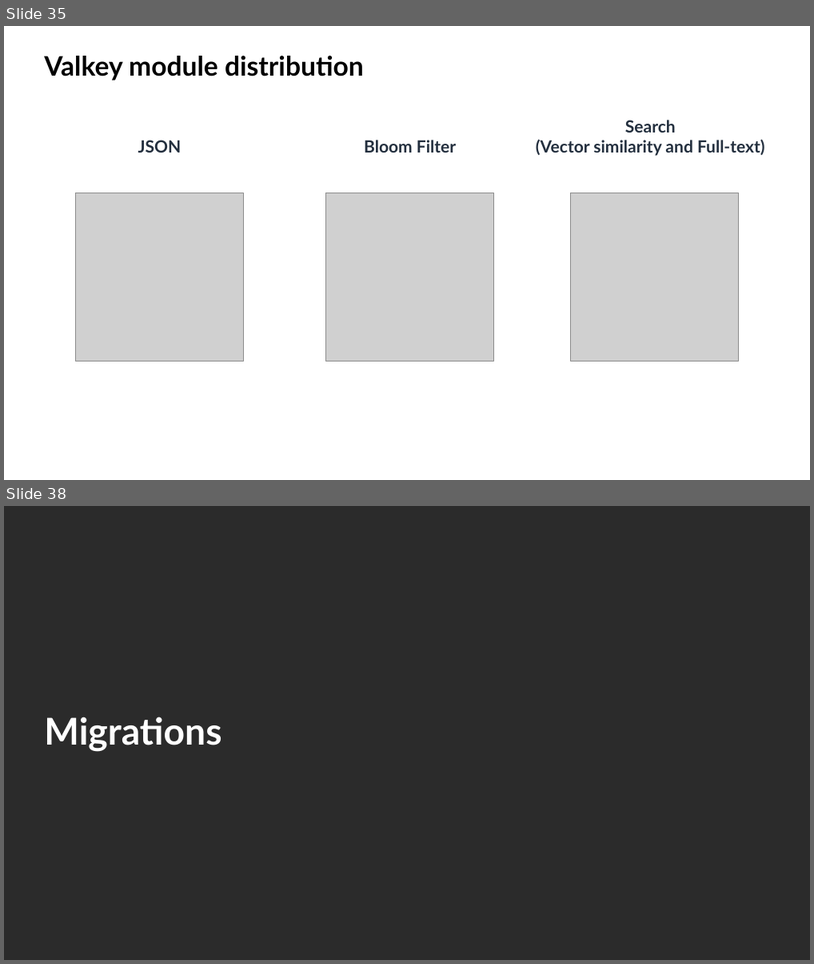
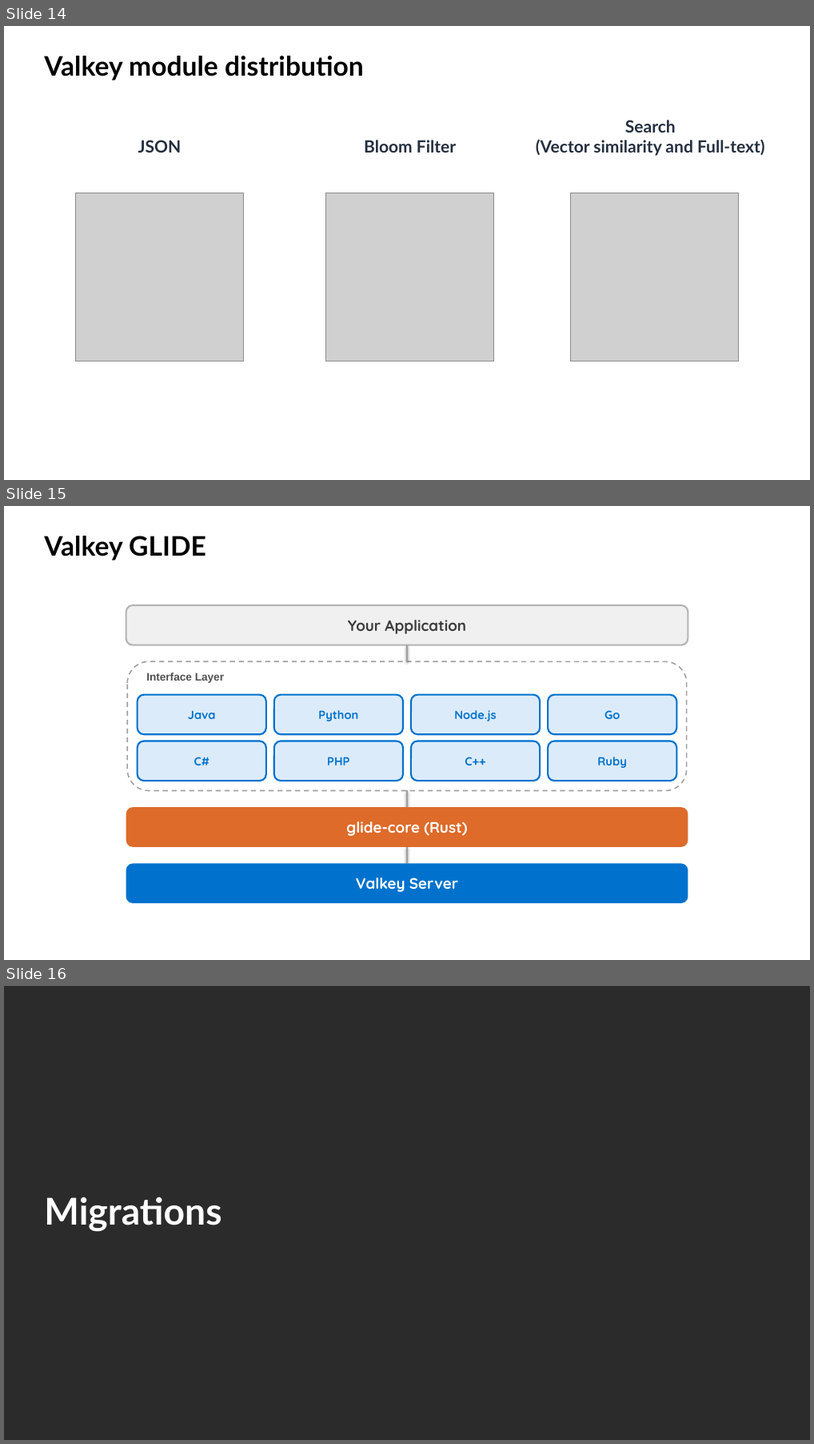
Before and after one commit to valkey-io/assets, a slide deck: slides/Valkey community deck.pptx. Shown one above the other, each under a label of ours: slides 35 and 38 before the commit, slides 14, 15 and 16 after it; the slides between them are not shown. The pictures are 814x964 and 814x1444 pixels, drawn with LibreOffice and Linux fonts; fonts in the diff are those of the drawing; grey boxes stand for pictures; background and template pictures are left out; a plain dark background stands for a picture behind light text. Boxes give left, top, right and bottom in pixels: in the first picture for what was removed or moved away, otherwise in the second. Text is boxed around its words. In the diff, an @@ line names an element or a change of style, - is before the commit and + after.

Commit message:
Update slides skill and community deck
- Add Valkey Admin slide (layout 9 with screenshot)
- Add Valkey GLIDE slide with native shape architecture diagram
- Add example custom slides (3-card, 2-col comparison, tall comparison)
- Remove Valkey Glide placeholder slide
- Update slides-skill.md with full learnings:
  - Custom card patterns with standard coordinates
  - Theme color table
  - SVG insertion workaround for python-pptx
  - Shape rules (no rounded corners, theme colors only)
  - Placeholder removal for custom slides
  - Slide master limitations

```diff
--- a/slides/Valkey community deck.pptx
+++ b/slides/Valkey community deck.pptx
@@ slide 15 added at (4,506,810,960), background #FFFFFF @@
@@ title added at (44,536,206,560), 32 pt, text #000000, bold @@
+Valkey GLIDE
@@ rounded rectangle added at (126,605,689,645), fill #F0F0F0, outline #B4B4B4 2 pt, 18 pt, text #3C3C3C, bold @@
+Your Application
@@ line added from (407, 645) to (407, 661), #A0A0A0 2.5 pt @@
@@ rounded rectangle added at (127,661,687,790), outline #A0A0A0 1.5 pt dashed @@
@@ text added at (146,672,224,683), 13 pt, text #505050, bold @@
+Interface Layer
@@ rounded rectangle added at (137,695,266,735), fill #DCEBFA, outline #0072CE 2 pt, 14 pt, text #0072CE, bold @@
+Java
@@ rounded rectangle added at (274,695,403,735), fill #DCEBFA, outline #0072CE 2 pt, 14 pt, text #0072CE, bold @@
+Python
@@ rounded rectangle added at (411,695,540,735), fill #DCEBFA, outline #0072CE 2 pt, 14 pt, text #0072CE, bold @@
+Node.js
@@ rounded rectangle added at (549,695,678,735), fill #DCEBFA, outline #0072CE 2 pt, 14 pt, text #0072CE, bold @@
+Go
@@ rounded rectangle added at (137,740,266,780), fill #DCEBFA, outline #0072CE 2 pt, 14 pt, text #0072CE, bold @@
+C#
@@ rounded rectangle added at (274,740,403,780), fill #DCEBFA, outline #0072CE 2 pt, 14 pt, text #0072CE, bold @@
+PHP
@@ rounded rectangle added at (411,740,540,780), fill #DCEBFA, outline #0072CE 2 pt, 14 pt, text #0072CE, bold @@
+C++
@@ rounded rectangle added at (549,740,678,780), fill #DCEBFA, outline #0072CE 2 pt, 14 pt, text #0072CE, bold @@
+Ruby
@@ line added from (407, 790) to (407, 808), #A0A0A0 2.5 pt @@
@@ rounded rectangle added at (126,808,689,847), fill #DE6B2A, 18 pt, text #FFFFFF, bold @@
+glide-core (Rust)
@@ rounded rectangle added at (126,864,689,904), fill #0072CE, 18 pt, text #FFFFFF, bold @@
+Valkey Server
@@ line added from (407, 847) to (407, 864), #A0A0A0 2.5 pt @@
@@ what was slide 35 is now slide 14 @@
@@ what was slide 38 is now slide 16 @@
```
Also in this commit, not shown: 6 slides changed, 5 other slides added, 12 slides removed, 1 other file.
